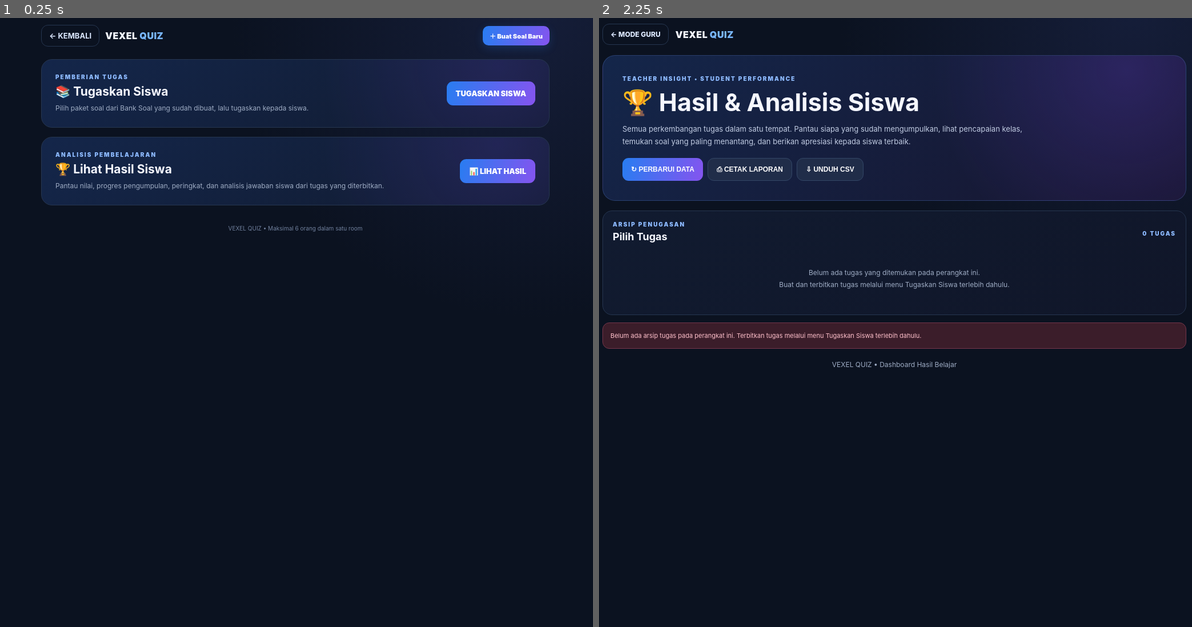
Above: before the commit, frames 1-2 (left to right).
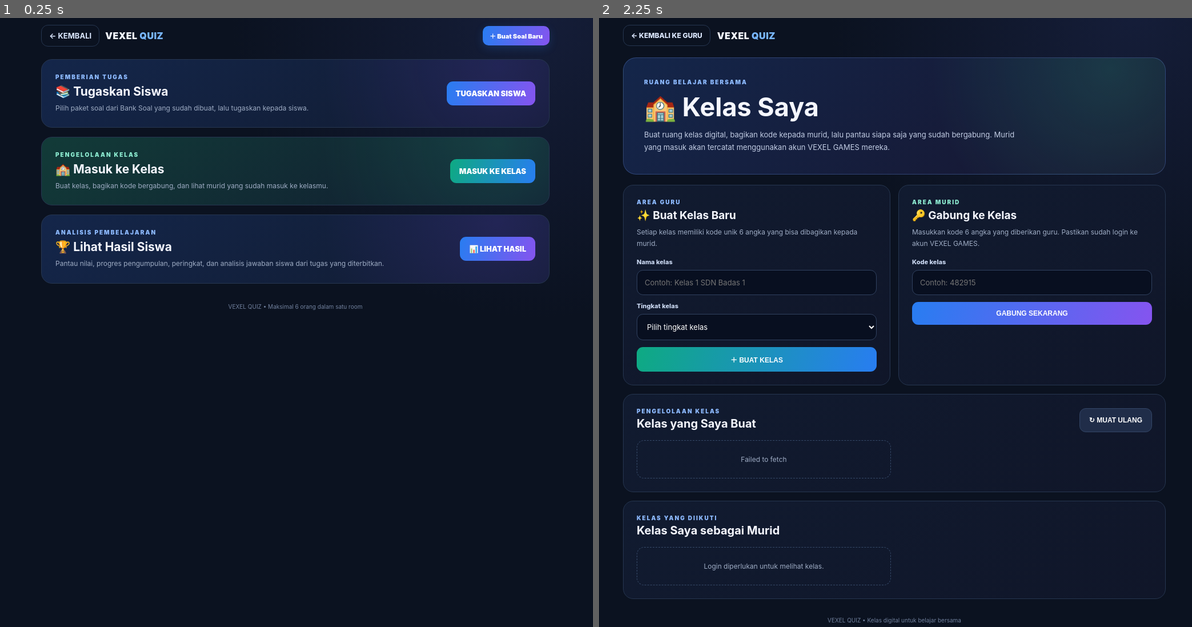
Above: after the commit, the same moments.

Repository: vexelkang-cell/gamepai
Game: browser game, page vexel-quiz/guru/index.html
Two runs of this game, one before a commit and one after it. Both use one fixed random seed, a clock stepped at 60 frames per second and the inputs below.
Inputs:
- Up to frame 1 (0.25 s): no input
- Up to frame 2 (2.25 s): tap Space at 1.1, 1.6, 2.1 s; click "📊 LIHAT HASIL" (after the commit: "MASUK KE KELAS") at 2.02 s

The runs differ from the first frame. In frame 1, 11% of the frame differs, in the area x 6-93%, y 19-48%; in frame 2, 17%, in the area x 0-100%, y 0-100%.
Error in both runs: TypeError: Cannot read properties of null (reading 'addEventListener')

Commit message:
Add Masuk ke Kelas menu for teachers

Diff:
--- a/vexel-quiz/guru/index.html
+++ b/vexel-quiz/guru/index.html
@@ -78,6 +78,10 @@
  <div class="question-menu-copy"><div class="eyebrow">PEMBERIAN TUGAS</div><h2>📚 Tugaskan Siswa</h2><p class="sub">Pilih paket soal dari Bank Soal yang sudah dibuat, lalu tugaskan kepada siswa.</p></div>
  <a class="btn question-menu-button" id="assignStudents" href="/vexel-quiz/guru/tugas/">TUGASKAN SISWA</a>
 </section>
+<section class="card question-menu-card" id="enterClassMenu" style="background:radial-gradient(circle at 90% 10%,#31d49a28,transparent 38%),linear-gradient(145deg,#123b38,#111b30)">
+ <div class="question-menu-copy"><div class="eyebrow" style="color:#8cebd0">PENGELOLAAN KELAS</div><h2>🏫 Masuk ke Kelas</h2><p class="sub">Buat kelas, bagikan kode bergabung, dan lihat murid yang sudah masuk ke kelasmu.</p></div>
+ <a class="btn question-menu-button" id="enterClass" href="/kelas/" style="background:linear-gradient(105deg,#0eaa82,#287df1)">MASUK KE KELAS</a>
+</section>
 <section class="card question-menu-card" id="studentResultsMenu">
  <div class="question-menu-copy"><div class="eyebrow">ANALISIS PEMBELAJARAN</div><h2>🏆 Lihat Hasil Siswa</h2><p class="sub">Pantau nilai, progres pengumpulan, peringkat, dan analisis jawaban siswa dari tugas yang diterbitkan.</p></div>
  <a class="btn question-menu-button" href="/vexel-quiz/guru/hasil/">📊 LIHAT HASIL</a>
